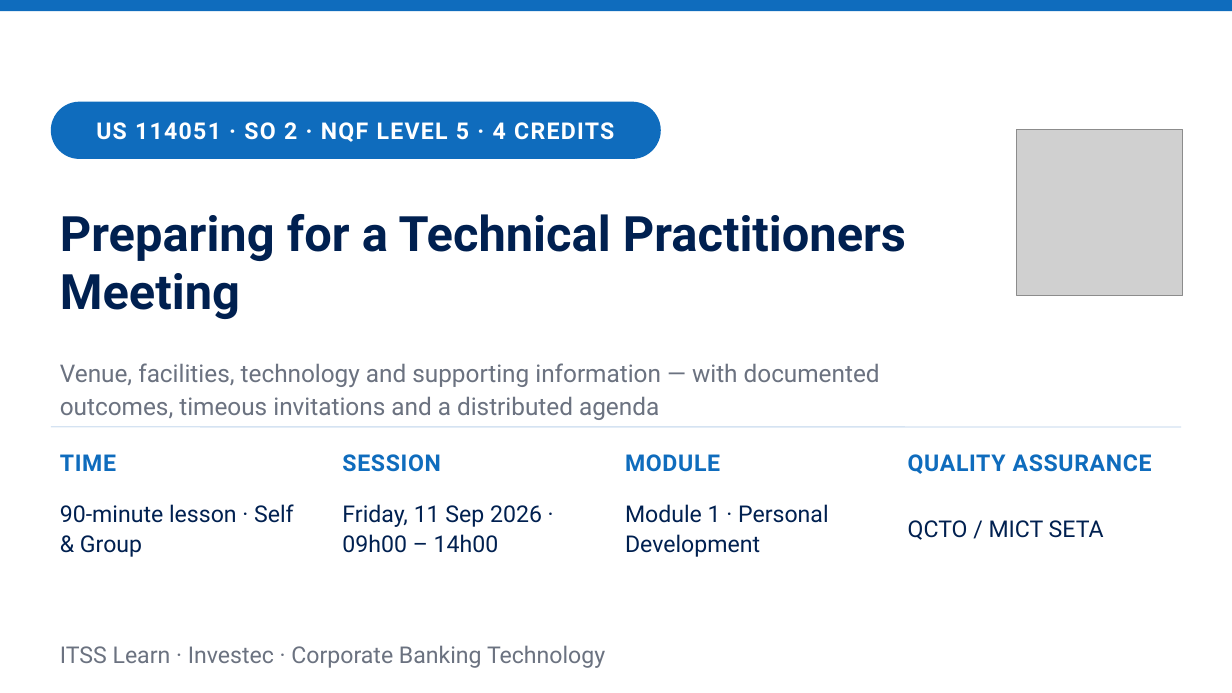
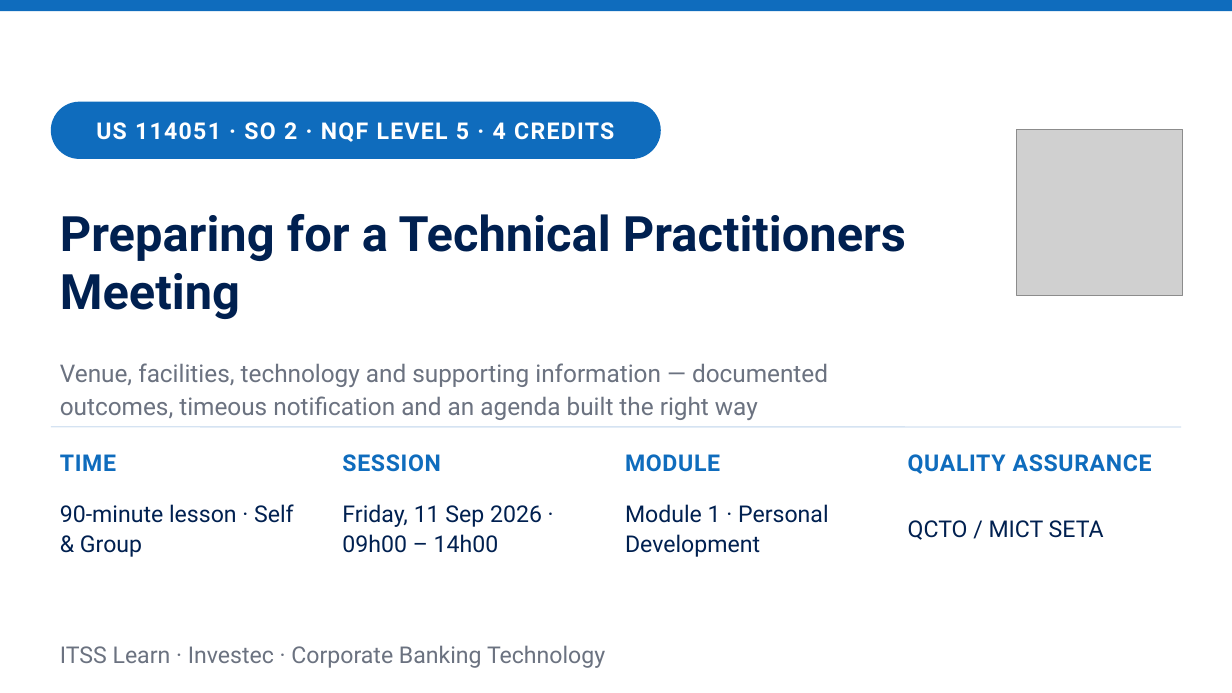
Before and after one commit to andrekyle/ITsystemsupport, a slide deck: slide 1 of public/downloads/US-114051-L2-Preparing-the-Meeting.pptx. Drawn at 1232x693 pixels with LibreOffice and Linux fonts; fonts in the diff are those of the drawing; grey boxes stand for pictures. Boxes give left, top, right and bottom in pixels: in the first picture for what was removed or moved away, otherwise in the second. Text is boxed around its words. In the diff, an @@ line names an element or a change of style, - is before the commit and + after.

```diff
--- a/public/downloads/US-114051-L2-Preparing-the-Meeting.pptx
+++ b/public/downloads/US-114051-L2-Preparing-the-Meeting.pptx
@@ text at [60,363,828,420]: text changed @@
-Venue, facilities, technology and supporting information — with documented outcomes, timeous invitations and a distributed agenda
+Venue, facilities, technology and supporting information — documented outcomes, timeous notification and an agenda built the right way
```
Also in this commit, not shown: 4 other slides changed, 4 slides added, 2 slides removed, 10 other files.
